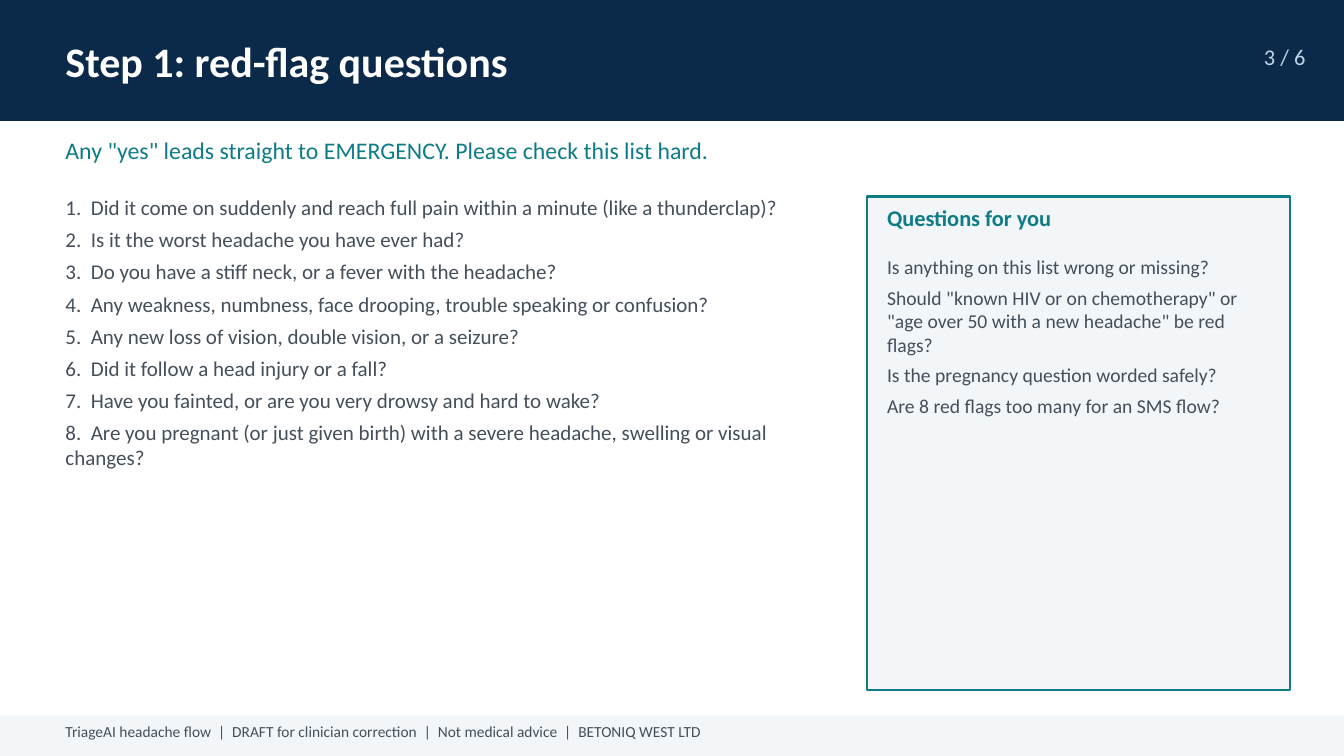
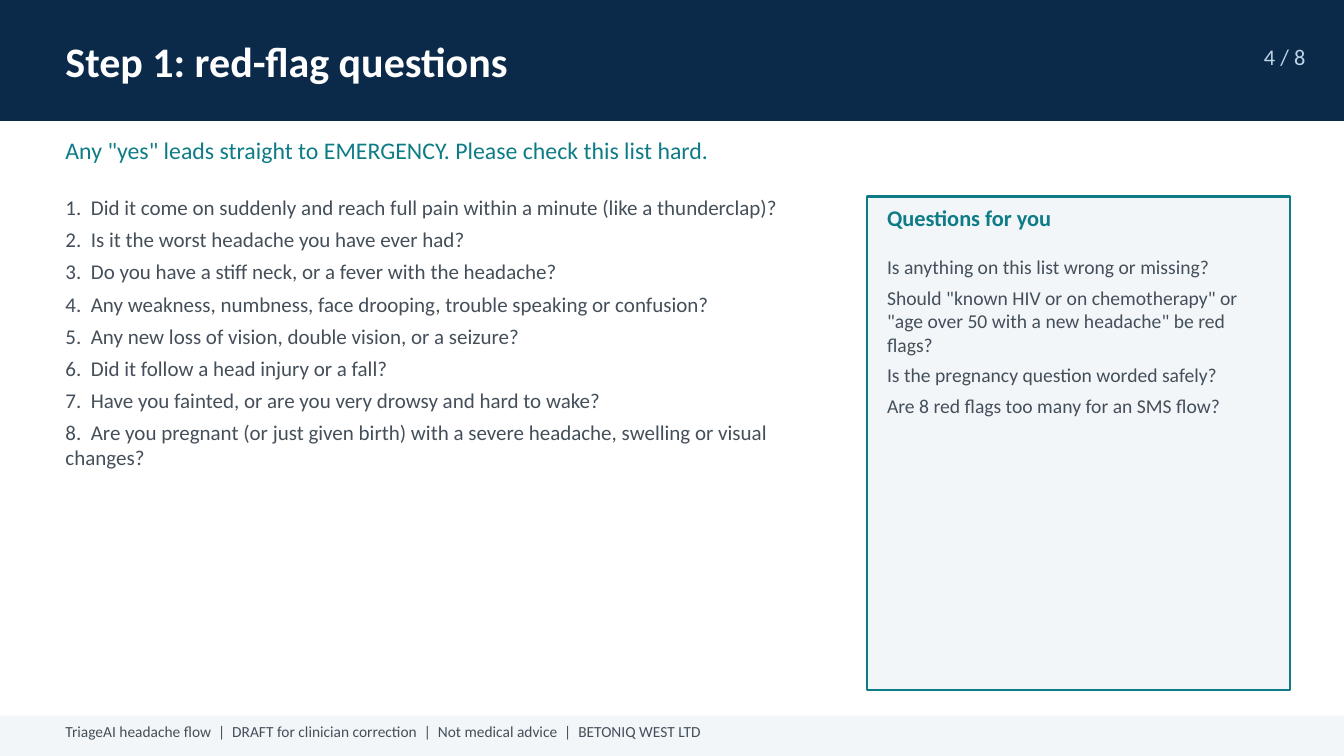
Before and after one commit to TOMDEGGS/BETONIQ-WEST-, a slide deck: slide 4 of triageai-review/TriageAI_Headache_Flow_DRAFT.pptx (slide 3 before the commit). Drawn at 1344x756 pixels with LibreOffice and Linux fonts; fonts in the diff are those of the drawing. Boxes give left, top, right and bottom in pixels: in the first picture for what was removed or moved away, otherwise in the second. Text is boxed around its words. In the diff, an @@ line names an element or a change of style, - is before the commit and + after.

Commit message:
TriageAI review decks: generic wording for any reviewer, 3D symptom illustrations, country and language page

```diff
--- a/triageai-review/TriageAI_Headache_Flow_DRAFT.pptx
+++ b/triageai-review/TriageAI_Headache_Flow_DRAFT.pptx
@@ text at box(1264, 49, 1305, 65): text changed @@
-3 / 6
+4 / 8
```
Also in this commit, not shown: 5 other slides changed, 2 slides added, 3 other files.
